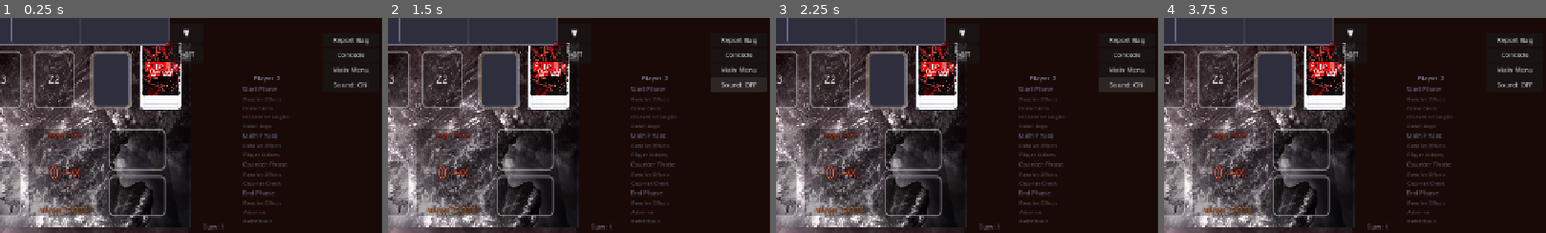
Above: before the commit, frames 1-4 (left to right).
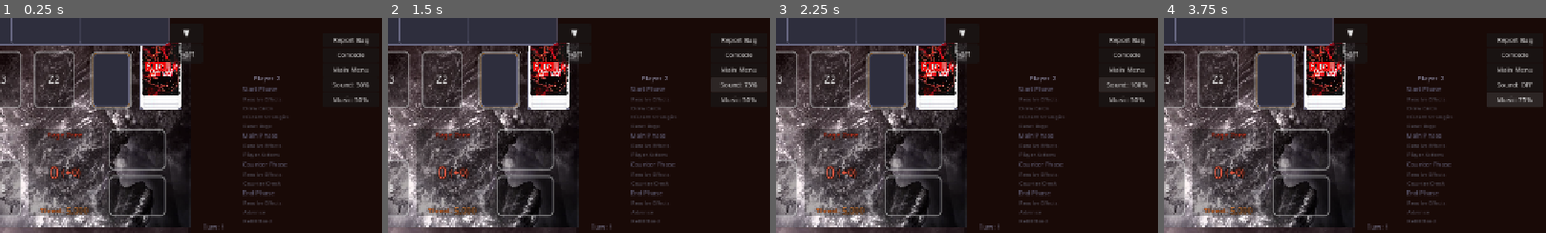
Above: after the commit, the same moments.

Repository: hunterdurbin/godzilla-sim
Game: Godot game, scene res://scenes/board/GameBoard.tscn
Two runs of this game, one before a commit and one after it. Both use one fixed random seed, a clock stepped at 60 frames per second and the inputs below. This scene is started directly instead of the project's main scene.
Inputs (mouse positions are % of the whole screen's width and height, from its top left):
- Up to frame 1 (0.25 s): no input
- Up to frame 2 (1.5 s): click (11, 73) at 0.52 s; type "12" at 0.6 s; click "Sound: ON" (after the commit: "Sound: 50%") at 1.25 s
- Up to frame 3 (2.25 s): click "Sound: OFF" (after the commit: "Sound: 75%") at 2 s
- Up to frame 4 (3.75 s): click "Sound: ON" (after the commit: "Sound: 100%") at 2.75 s; click (96, 19) at 3.5 s, where only the run after the commit has a clickable "Music: 50%"
The pictures show only the part of the screen within x 50-100%, y 0-50%; the shares and areas given below are measured in that part.

The runs differ from the first frame. In frame 1, 0.3% of the frame differs, in the area x 87-97%, y 29-40%; in frame 2, 0.3%; in frame 3, 0.3%; in frame 4, 1.0%, in the area x 84-100%, y 34-42%.

Commit message:
Add background music

Diff:
--- a/data/game_settings.gd
+++ b/data/game_settings.gd
@@ -40,7 +40,8 @@
 var custom_card_back_mode: int = 0  # 0=disabled, 1=myself only, 2=both players
 
 # Audio settings
-var sound_enabled: bool = true
+var sound_volume: int = 2  # 0=OFF, 1=25%, 2=50%, 3=75%, 4=100%
+var music_volume: int = 2  # 0=OFF, 1=25%, 2=50%, 3=75%, 4=100%
 
 # Advanced settings
 var use_mobile_layout: bool = false
@@ -112,7 +113,8 @@
 	config.set_value("visual", "color_overlay_mode", color_overlay_mode)
 	config.set_value("visual", "custom_card_art_enabled", custom_card_art_enabled)
 	config.set_value("visual", "custom_card_back_mode", custom_card_back_mode)
-	config.set_value("audio", "sound_enabled", sound_enabled)
+	config.set_value("audio", "sound_volume", sound_volume)
+	config.set_value("audio", "music_volume", music_volume)
 	config.set_value("advanced", "use_mobile_layout", use_mobile_layout)
 	config.set_value("updates", "skipped_version", skipped_version)
 	config.set_value("reconnect", "room_code", reconnect_room_code)
@@ -143,7 +145,17 @@
 	color_overlay_mode = config.get_value("visual", "color_overlay_mode", 3)
 	custom_card_art_enabled = config.get_value("visual", "custom_card_art_enabled", false)
 	custom_card_back_mode = config.get_value("visual", "custom_card_back_mode", 0)
-	sound_enabled = config.get_value("audio", "sound_enabled", true)
+	# Migrate old bool sound_enabled to new int sound_volume
+	var _old_sound: Variant = config.get_value("audio", "sound_enabled", null)
+	if _old_sound != null and _old_sound is bool:
+		sound_volume = 4 if _old_sound else 0
+	else:
+		sound_volume = config.get_value("audio", "sound_volume", 2)
+	var _old_music: Variant = config.get_value("audio", "music_enabled", null)
+	if _old_music != null and _old_music is bool:
+		music_volume = 4 if _old_music else 0
+	else:
+		music_volume = config.get_value("audio", "music_volume", 2)
 	var _mobile_default := OS.get_name() in ["Android", "iOS"] or OS.has_feature("mobile")
 	use_mobile_layout = config.get_value("advanced", "use_mobile_layout", _mobile_default)
 	skipped_version = config.get_value("updates", "skipped_version", "")
--- a/project.godot
+++ b/project.godot
@@ -33,6 +33,7 @@
 RpcLogger="*res://scripts/rpc_logger.gd"
 TouchHelper="*res://scripts/touch_helper.gd"
 SfxManager="*res://scripts/sfx_manager.gd"
+MusicManager="*res://scripts/music_manager.gd"
 
 [display]
 
--- a/scenes/board/GameBoard.tscn
+++ b/scenes/board/GameBoard.tscn
@@ -423,6 +423,19 @@
 grow_horizontal = 0
 theme_override_font_sizes/font_size = 11
 text = "Sound: ON"
+
+[node name="MusicToggleButton" type="Button" parent="."]
+layout_mode = 1
+anchors_preset = 1
+anchor_left = 1.0
+anchor_right = 1.0
+offset_left = -100.0
+offset_top = 125.0
+offset_right = -5.0
+offset_bottom = 147.0
+grow_horizontal = 0
+theme_override_font_sizes/font_size = 11
+text = "Music: ON"
 
 [node name="ActionPrompt" type="PanelContainer" parent="." unique_id=495342897]
 visible = false
--- a/scenes/board/game_board.gd
+++ b/scenes/board/game_board.gd
@@ -56,6 +56,7 @@
 @onready var btn_concede: Button = $ConcedeButton
 @onready var btn_main_menu: Button = $MainMenuButton
 @onready var btn_sound_toggle: Button = $SoundToggleButton
+@onready var btn_music_toggle: Button = $MusicToggleButton
 
 # Hand references
 @onready var player1_hand: Node2D = $Player1Hand
@@ -381,6 +382,7 @@
 var _mobile_menu_backdrop: ColorRect = null
 var _mobile_menu_open: bool = false
 var _mobile_sound_button: Button = null
+var _mobile_music_button: Button = null
 # Safe area insets in canvas units (set in _apply_safe_area_insets)
 var _safe_left: float = 0.0
 var _safe_right: float = 0.0
@@ -564,7 +566,9 @@
 	btn_concede.pressed.connect(_on_concede_pressed)
 	btn_main_menu.pressed.connect(_on_main_menu_pressed)
 	btn_sound_toggle.pressed.connect(_on_sound_toggle_pressed)
+	btn_music_toggle.pressed.connect(_on_music_toggle_pressed)
 	_update_sound_button_text()
+	_update_music_button_text()
 	btn_rematch.pressed.connect(_on_rematch_pressed)
 	btn_end_menu.pressed.connect(_on_main_menu_pressed)
 
@@ -1616,7 +1620,7 @@
 
 	# Sound toggle in mobile menu
 	var sound_btn := Button.new()
-	sound_btn.text = "Sound: ON" if GameSettings.sound_enabled else "Sound: OFF"
+	sound_btn.text = _SOUND_LABELS[GameSettings.sound_volume]
 	sound_btn.custom_minimum_size.y = btn_h
 	sound_btn.add_theme_font_size_override("font_size", 18)
 	sound_btn.action_mode = BaseButton.ACTION_MODE_BUTTON_PRESS
@@ -1626,8 +1630,22 @@
 	)
 	_mobile_menu_panel.add_child(sound_btn)
 	_mobile_sound_button = sound_btn
-	# Expand panel height for the extra button
-	_mobile_menu_panel.offset_bottom += btn_h + gap
+
+	# Music toggle in mobile menu
+	var music_btn := Button.new()
+	music_btn.text = _MUSIC_LABELS[GameSettings.music_volume]
+	music_btn.custom_minimum_size.y = btn_h
+	music_btn.add_theme_font_size_override("font_size", 18)
+	music_btn.action_mode = BaseButton.ACTION_MODE_BUTTON_PRESS
+	_apply_mobile_menu_pill_style(music_btn)
+	music_btn.pressed.connect(func():
+		_on_music_toggle_pressed()
+	)
+	_mobile_menu_panel.add_child(music_btn)
+	_mobile_music_button = music_btn
+
+	# Expand panel height for the extra buttons
+	_mobile_menu_panel.offset_bottom += (btn_h + gap) * 2
 
 	# Hand toggle/sort buttons — fire on touch-down
 	for btn: Button in [hand_toggle_button, sort_hand_button,
@@ -2575,17 +2593,39 @@
 
 # --- Sound toggle ---
 
+const _SOUND_LABELS := ["Sound: OFF", "Sound: 25%", "Sound: 50%", "Sound: 75%", "Sound: 100%"]
+
 func _on_sound_toggle_pressed() -> void:
-	GameSettings.sound_enabled = not GameSettings.sound_enabled
+	GameSettings.sound_volume = (GameSettings.sound_volume + 1) % 5
 	GameSettings.save()
 	_update_sound_button_text()
 
 
 func _update_sound_button_text() -> void:
+	var label: String = _SOUND_LABELS[GameSettings.sound_volume]
 	if btn_sound_toggle:
-		btn_sound_toggle.text = "Sound: ON" if GameSettings.sound_enabled else "Sound: OFF"
+		btn_sound_toggle.text = label
 	if _mobile_sound_button:
-		_mobile_sound_button.text = "Sound: ON" if GameSettings.sound_enabled else "Sound: OFF"
+		_mobile_sound_button.text = label
+
+
+# --- Music toggle ---
+
+const _MUSIC_LABELS := ["Music: OFF", "Music: 25%", "Music: 50%", "Music: 75%", "Music: 100%"]
+
+func _on_music_toggle_pressed() -> void:
+	GameSettings.music_volume = (GameSettings.music_volume + 1) % 5
+	GameSettings.save()
+	MusicManager.set_volume(GameSettings.music_volume)
+	_update_music_button_text()
+
+
+func _update_music_button_text() -> void:
+	var label: String = _MUSIC_LABELS[GameSettings.music_volume]
+	if btn_music_toggle:
+		btn_music_toggle.text = label
+	if _mobile_music_button:
+		_mobile_music_button.text = label
 
 
 # --- Bug report ---
--- a/scenes/ui/options.gd
+++ b/scenes/ui/options.gd
@@ -823,7 +823,62 @@
 	var popup: PopupPanel = parts[0]
 	var vbox: VBoxContainer = parts[1]
 
-	_add_toggle_row(vbox, "Sound Effects", "sound_enabled")
+	# Sound volume slider (OFF, 25%, 50%, 75%, 100%)
+	var sound_row := HBoxContainer.new()
+	var sound_label := Label.new()
+	sound_label.text = "Sound Effects"
+	sound_label.size_flags_horizontal = Control.SIZE_EXPAND_FILL
+	sound_label.add_theme_font_size_override("font_size", 18)
+	sound_row.add_child(sound_label)
+	var sound_volume_labels := ["OFF", "25%", "50%", "75%", "100%"]
+	var sound_value_label := Label.new()
+	sound_value_label.text = sound_volume_labels[GameSettings.sound_volume]
+	sound_value_label.custom_minimum_size = Vector2(40, 0)
+	sound_value_label.horizontal_alignment = HORIZONTAL_ALIGNMENT_CENTER
+	sound_value_label.add_theme_font_size_override("font_size", 16)
+	var sound_slider := HSlider.new()
+	sound_slider.min_value = 0
+	sound_slider.max_value = 4
+	sound_slider.step = 1
+	sound_slider.value = GameSettings.sound_volume
+	sound_slider.custom_minimum_size = Vector2(140, 0)
+	sound_slider.value_changed.connect(func(val: float):
+		GameSettings.sound_volume = int(val)
+		GameSettings.save()
+		sound_value_label.text = sound_volume_labels[int(val)]
+	)
+	sound_row.add_child(sound_slider)
+	sound_row.add_child(sound_value_label)
+	vbox.add_child(sound_row)
+
+	# Music volume slider (OFF, 25%, 50%, 75%, 100%)
+	var music_row := HBoxContainer.new()
+	var music_label := Label.new()
+	music_label.text = "Music"
+	music_label.size_flags_horizontal = Control.SIZE_EXPAND_FILL
+	music_label.add_theme_font_size_override("font_size", 18)
+	music_row.add_child(music_label)
+	var music_volume_labels := ["OFF", "25%", "50%", "75%", "100%"]
+	var music_value_label := Label.new()
+	music_value_label.text = music_volume_labels[GameSettings.music_volume]
+	music_value_label.custom_minimum_size = Vector2(40, 0)
+	music_value_label.horizontal_alignment = HORIZONTAL_ALIGNMENT_CENTER
+	music_value_label.add_theme_font_size_override("font_size", 16)
+	var music_slider := HSlider.new()
+	music_slider.min_value = 0
+	music_slider.max_value = 4
+	music_slider.step = 1
+	music_slider.value = GameSettings.music_volume
+	music_slider.custom_minimum_size = Vector2(140, 0)
+	music_slider.value_changed.connect(func(val: float):
+		GameSettings.music_volume = int(val)
+		GameSettings.save()
+		MusicManager.set_volume(int(val))
+		music_value_label.text = music_volume_labels[int(val)]
+	)
+	music_row.add_child(music_slider)
+	music_row.add_child(music_value_label)
+	vbox.add_child(music_row)
 
 	_add_close_button(vbox, popup)
 	_show_modal(popup)
--- /dev/null
+++ b/scripts/music_manager.gd
@@ -0,0 +1,43 @@
+extends Node
+
+## Background music manager. Plays a looping track across all scenes.
+## Respects GameSettings.music_volume and responds to changes at runtime.
+
+const MUSIC_PATH := "res://assets/music/background.wav"
+
+## Volume level (0-4) to dB mapping.
+const _VOLUME_DB := [
+	-80.0,  # 0 = OFF
+	-18.0,  # 1 = 25%
+	-12.0,  # 2 = 50%
+	-6.0,   # 3 = 75%
+	-3.0,   # 4 = 100%
+]
+
+var _player: AudioStreamPlayer
+
+
+func _ready() -> void:
+	_player = AudioStreamPlayer.new()
+	_player.bus = "Master"
+	add_child(_player)
+
+	var stream: AudioStream = load(MUSIC_PATH)
+	if stream:
+		_player.stream = stream
+	else:
+		push_warning("MusicManager: failed to load %s" % MUSIC_PATH)
+		return
+
+	if GameSettings.music_volume > 0:
+		_player.volume_db = _VOLUME_DB[GameSettings.music_volume]
+		_player.play()
+
+
+func set_volume(level: int) -> void:
+	if level <= 0:
+		_player.stop()
+	elif _player.stream:
+		_player.volume_db = _VOLUME_DB[mini(level, 4)]
+		if not _player.playing:
+			_player.play()
--- a/scripts/sfx_manager.gd
+++ b/scripts/sfx_manager.gd
@@ -45,16 +45,28 @@
 			push_warning("SfxManager: failed to load %s" % path)
 
 
+## Volume level (0-4) to dB mapping.
+const _VOLUME_DB := [
+	-80.0,  # 0 = OFF
+	-12.0,  # 1 = 25%
+	-6.0,   # 2 = 50%
+	-3.0,   # 3 = 75%
+	0.0,    # 4 = 100%
+]
+
+
 func play(sound_name: String) -> void:
-	if not GameSettings.sound_enabled:
+	var vol: int = GameSettings.sound_volume
+	if vol <= 0:
 		return
 	var stream: AudioStream = _sounds.get(sound_name)
 	if stream == null:
 		return
+	var db: float = _VOLUME_DB[mini(vol, 4)]
 	for player in _players:
 		if not player.playing:
 			player.stream = stream
-			player.volume_db = 0.0
+			player.volume_db = db
 			player.play()
 			return
 	# All players busy — skip this sound
Not shown, added: assets/music/background.wav.import
Not shown, added: scripts/music_manager.gd.uid
Not shown, added: assets/music/background.wav
